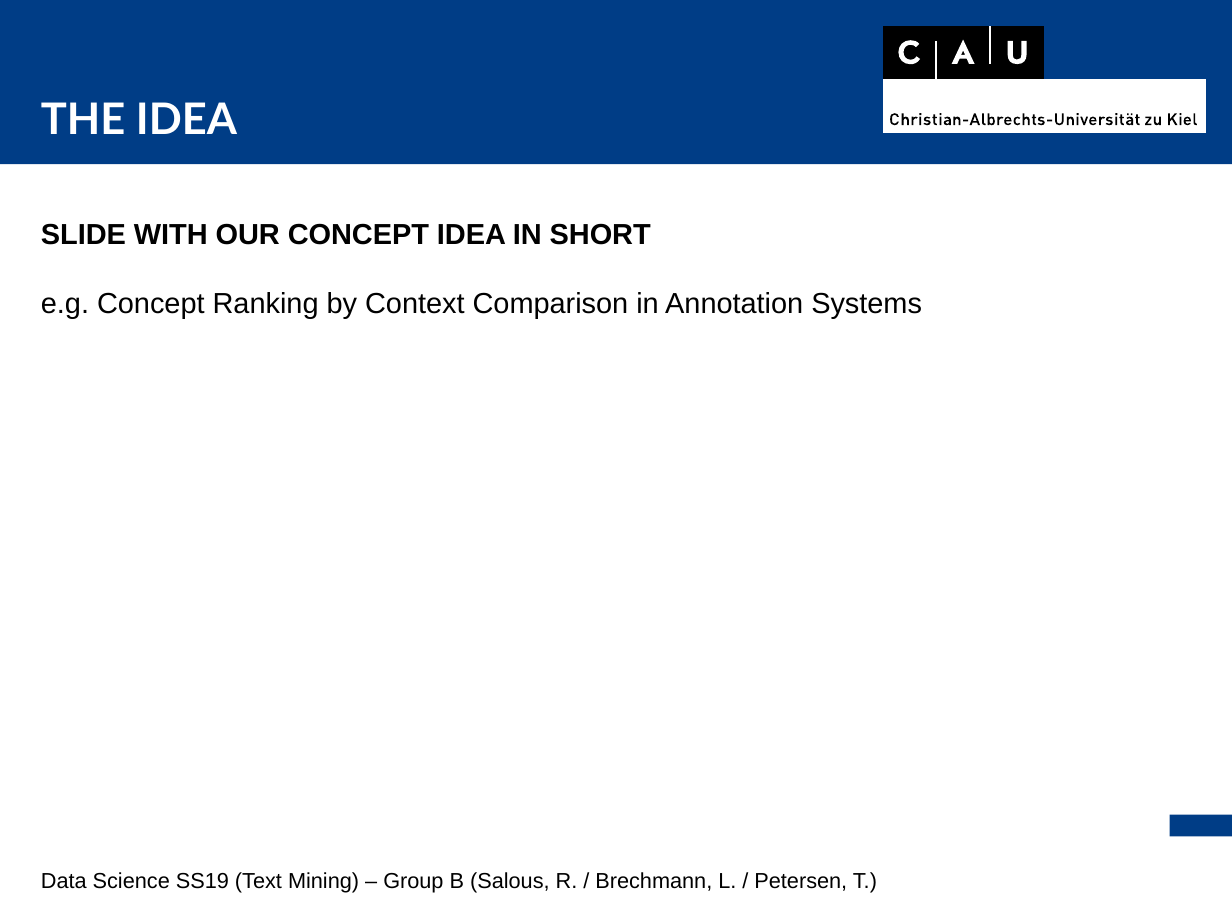
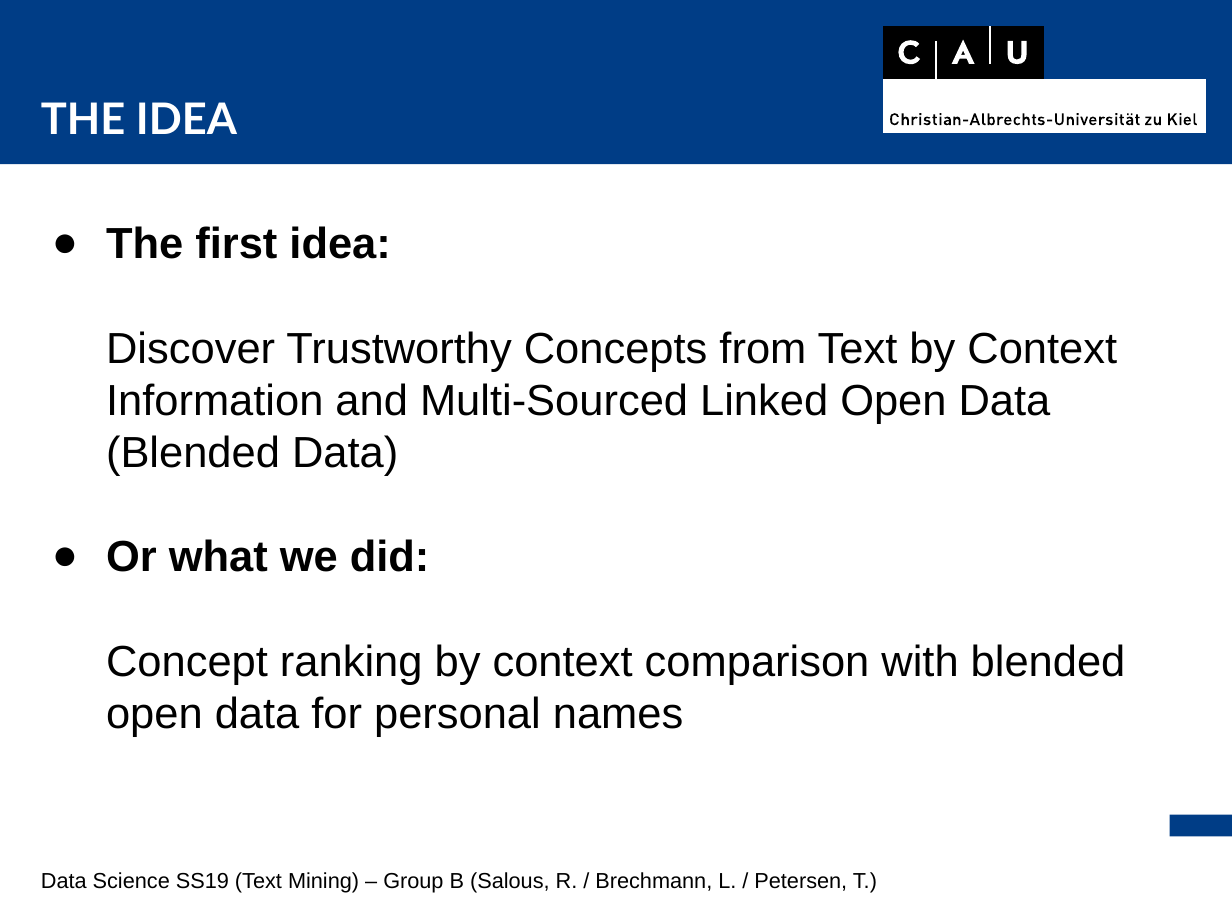
Before and after one commit to thorge/concept-ranking, a slide deck: slide 4 of presentation/pres.odp. Drawn at 1232x924 pixels with LibreOffice and Linux fonts; fonts in the diff are those of the drawing. Boxes give left, top, right and bottom in pixels: in the first picture for what was removed or moved away, otherwise in the second. Text is boxed around its words. In the diff, an @@ line names an element or a change of style, - is before the commit and + after.

```diff
--- a/presentation/pres.odp
+++ b/presentation/pres.odp
@@ free "The first idea:": place and size @@
-free "The first idea:" at box(40, 215, 1189, 353)
+free "The first idea:" at box(40, 215, 1189, 851)
@@ text in free at box(106, 226, 1126, 737): text changed; size 16 to 24 pt @@
-SLIDE WITH OUR CONCEPT IDEA IN SHORT
-e.g. Concept Ranking by Context Comparison in Annotation Systems
+● The first idea:
+Discover Trustworthy Concepts from Text by Context Information and Multi-Sourced Linked Open Data (Blended Data)
+● Or what we did:
+Concept ranking by context comparison with blended open data for personal names
```
Also in this commit, not shown: 4 other slides changed.
